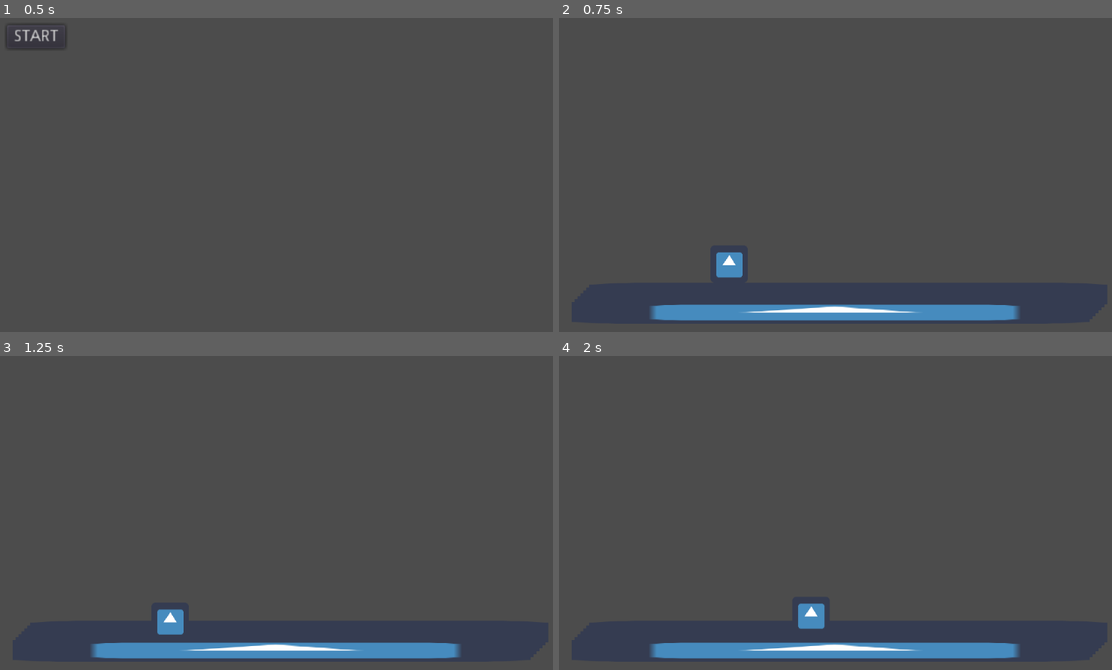
Above: before the commit, frames 1-4 (two rows, left to right).
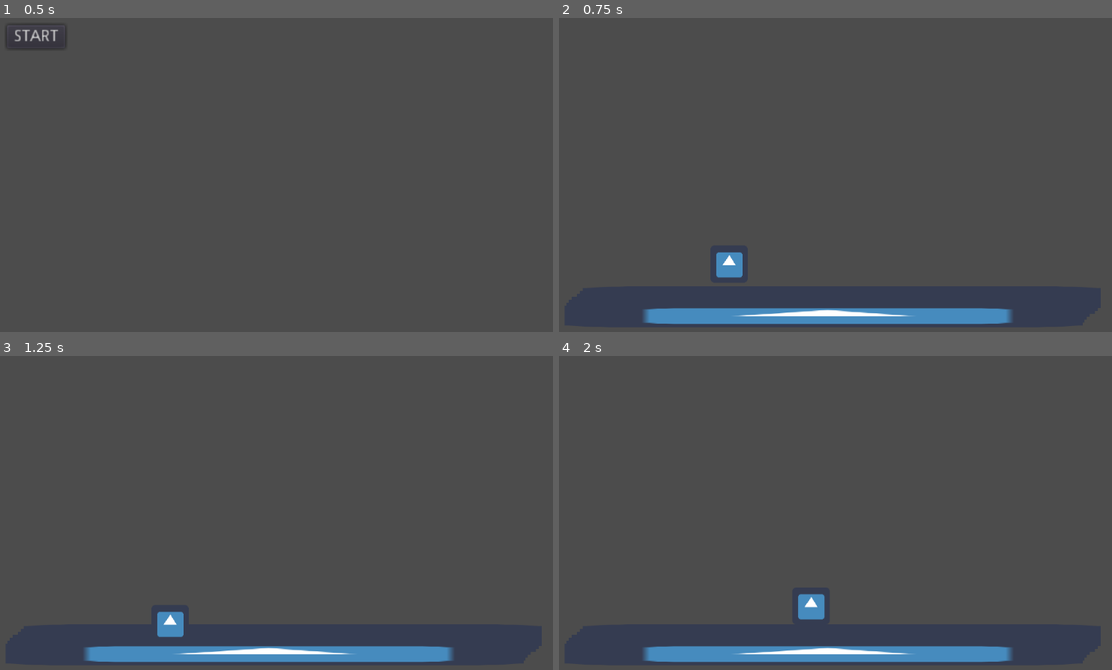
Above: after the commit, the same moments.

Repository: Camasamac/StraySheep
Game: Godot game, scene res://Misc. Scenes/Main Menu.tscn
Two runs of this game, one before a commit and one after it. Both use one fixed random seed, a clock stepped at 60 frames per second and the inputs below. The engine's default icon, where the game draws it, is replaced by a stand-in: a white triangle on a blue panel in a dark square.
Inputs:
- Up to frame 1 (0.5 s): no input
- Up to frame 2 (0.75 s): click "START" at 0.5 s
- Up to frame 3 (1.25 s): no input
- Up to frame 4 (2 s): tap Enter at 1.25 s; hold D (ui_right) from 1.28 s (still down); hold W (ui_up) from 1.28 s (still down)

Frame 1 is identical in both runs. In frame 2, 2.6% of the frame differs, in the area x 15-84%, y 91-98%; in frame 3, 2.7%; in frame 4, 3.0%, in the area x 15-84%, y 75-98%.

Commit message:
Layer 7 and beyond fix + New Bug
upon enabling the up function to go to layer 7 and beyond, it constantly sets layer 7 as the player's depth and won't go lower, fundamentally disabling the down function.

Diff:
--- a/Assets/Player/2DPlayer.gd
+++ b/Assets/Player/2DPlayer.gd
@@ -2,7 +2,7 @@
 
 const UP = Vector2(0,-1)
 
-onready var playernode = get_node("Player2D")
+onready var playernode = get_node("res://Assets/Player/2DPlayer.tscn")
 export(String) var scene_to_load
 
 var gravity = 50 # Gravity's strength.
@@ -38,22 +38,24 @@
 
 	if Input.is_action_pressed("ui_up"):
 		print("go up")
-		velocity.y -= 25
+		#velocity.y -= 100
 		if Global.player_depth < 7:
 			Global.player_depth += 1
-			collision_layer += 1
+			set_collision_layer_bit(Global.player_depth + 1, true)
 		if Global.player_depth == 7:
-			collision_layer == Global.player_depth
+			set_collision_layer_bit(7, true)
 		print(Global.player_depth)
 
 	if Input.is_action_pressed("ui_down"):
 		print("go down")
-		velocity.y += 25
+		#velocity.y += 50
+		# The above code will allow the player to fly when they enable jumping, could be used later.
 		if Global.player_depth > 1:
 			Global.player_depth -= 1
-			collision_layer -= 1
+			set_collision_layer_bit(Global.player_depth - 1, true)
+			# not used yet
 		if Global.player_depth == 1:
-			collision_layer == Global.player_depth
+			set_collision_layer_bit(1, true)
 		print(Global.player_depth)
 
 	#print(velocity.y)
--- a/Game Scenes/TEST_Main Zone.tscn
+++ b/Game Scenes/TEST_Main Zone.tscn
@@ -10,137 +10,153 @@
 
 [node name="Layer7Depth" type="StaticBody2D" parent="."]
 light_mask = 64
-position = Vector2( 30, -30 )
+position = Vector2( 511, 496 )
 collision_layer = 64
 collision_mask = 64
 
 [node name="CollisionShape2D" type="CollisionShape2D" parent="Layer7Depth"]
 light_mask = 64
-position = Vector2( 494, 522 )
+position = Vector2( 1, 0 )
 shape = SubResource( 1 )
 
 [node name="placeholder texture" type="TextureRect" parent="Layer7Depth"]
 light_mask = 64
-margin_left = 51.0
-margin_top = 501.0
-margin_right = 936.0
-margin_bottom = 541.0
+margin_left = -441.0
+margin_top = -19.0
+margin_right = 444.0
+margin_bottom = 21.0
 texture = ExtResource( 1 )
 expand = true
+__meta__ = {
+"_edit_use_anchors_": true
+}
 
 [node name="Layer6Depth" type="StaticBody2D" parent="."]
 light_mask = 32
-position = Vector2( 25, -25 )
+position = Vector2( 506, 501 )
 collision_layer = 32
 collision_mask = 32
 
 [node name="CollisionShape2D" type="CollisionShape2D" parent="Layer6Depth"]
 light_mask = 32
-position = Vector2( 494, 522 )
 shape = SubResource( 1 )
 
 [node name="placeholder texture" type="TextureRect" parent="Layer6Depth"]
 light_mask = 32
-margin_left = 51.0
-margin_top = 501.0
-margin_right = 936.0
-margin_bottom = 541.0
+margin_left = -441.0
+margin_top = -19.0
+margin_right = 444.0
+margin_bottom = 21.0
 texture = ExtResource( 1 )
 expand = true
+__meta__ = {
+"_edit_use_anchors_": true
+}
 
 [node name="Layer5Depth" type="StaticBody2D" parent="."]
 light_mask = 16
-position = Vector2( 20, -20 )
+position = Vector2( 501, 506 )
 collision_layer = 16
 collision_mask = 16
 
 [node name="CollisionShape2D" type="CollisionShape2D" parent="Layer5Depth"]
 light_mask = 16
-position = Vector2( 494, 522 )
 shape = SubResource( 1 )
 
 [node name="placeholder texture" type="TextureRect" parent="Layer5Depth"]
 light_mask = 16
-margin_left = 51.0
-margin_top = 501.0
-margin_right = 936.0
-margin_bottom = 541.0
+margin_left = -441.0
+margin_top = -19.0
+margin_right = 444.0
+margin_bottom = 21.0
 texture = ExtResource( 1 )
 expand = true
+__meta__ = {
+"_edit_use_anchors_": true
+}
 
 [node name="Layer4Depth" type="StaticBody2D" parent="."]
 light_mask = 8
-position = Vector2( 15, -15 )
+position = Vector2( 496, 511 )
 collision_layer = 8
 collision_mask = 8
 
 [node name="CollisionShape2D" type="CollisionShape2D" parent="Layer4Depth"]
 light_mask = 8
-position = Vector2( 494, 522 )
 shape = SubResource( 1 )
 
 [node name="placeholder texture" type="TextureRect" parent="Layer4Depth"]
 light_mask = 8
-margin_left = 51.0
-margin_top = 501.0
-margin_right = 936.0
-margin_bottom = 541.0
+margin_left = -445.0
+margin_top = -19.0
+margin_right = 440.0
+margin_bottom = 21.0
 texture = ExtResource( 1 )
 expand = true
+__meta__ = {
+"_edit_use_anchors_": true
+}
 
 [node name="Layer3Depth" type="StaticBody2D" parent="."]
 light_mask = 4
-position = Vector2( 10, -10 )
+position = Vector2( 491, 516 )
 collision_layer = 4
 collision_mask = 4
 
 [node name="CollisionShape2D" type="CollisionShape2D" parent="Layer3Depth"]
 light_mask = 4
-position = Vector2( 494, 522 )
 shape = SubResource( 1 )
 
 [node name="placeholder texture" type="TextureRect" parent="Layer3Depth"]
 light_mask = 4
-margin_left = 51.0
-margin_top = 501.0
-margin_right = 936.0
-margin_bottom = 541.0
+margin_left = -445.0
+margin_top = -19.0
+margin_right = 440.0
+margin_bottom = 21.0
 texture = ExtResource( 1 )
 expand = true
+__meta__ = {
+"_edit_use_anchors_": true
+}
 
 [node name="Layer2Depth" type="StaticBody2D" parent="."]
 light_mask = 2
-position = Vector2( 5, -5 )
+position = Vector2( 486, 521 )
 collision_layer = 2
 collision_mask = 2
 
 [node name="CollisionShape2D" type="CollisionShape2D" parent="Layer2Depth"]
 light_mask = 2
-position = Vector2( 494, 522 )
 shape = SubResource( 1 )
 
 [node name="placeholder texture" type="TextureRect" parent="Layer2Depth"]
 light_mask = 2
-margin_left = 51.0
-margin_top = 501.0
-margin_right = 936.0
-margin_bottom = 541.0
+margin_left = -444.0
+margin_top = -19.0
+margin_right = 441.0
+margin_bottom = 21.0
 texture = ExtResource( 1 )
 expand = true
+__meta__ = {
+"_edit_use_anchors_": true
+}
 
 [node name="Layer1Depth" type="StaticBody2D" parent="."]
+position = Vector2( 481, 526 )
 
 [node name="CollisionShape2D" type="CollisionShape2D" parent="Layer1Depth"]
-position = Vector2( 494, 522 )
 shape = SubResource( 1 )
 
 [node name="placeholder texture" type="TextureRect" parent="Layer1Depth"]
-margin_left = 51.0
-margin_top = 501.0
-margin_right = 936.0
-margin_bottom = 541.0
+margin_left = -442.0
+margin_top = -19.0
+margin_right = 443.0
+margin_bottom = 21.0
 texture = ExtResource( 1 )
 expand = true
+__meta__ = {
+"_edit_use_anchors_": true
+}
 
 [node name="Player2D" parent="." groups=["Player"] instance=ExtResource( 2 )]
 position = Vector2( 320, 393 )
